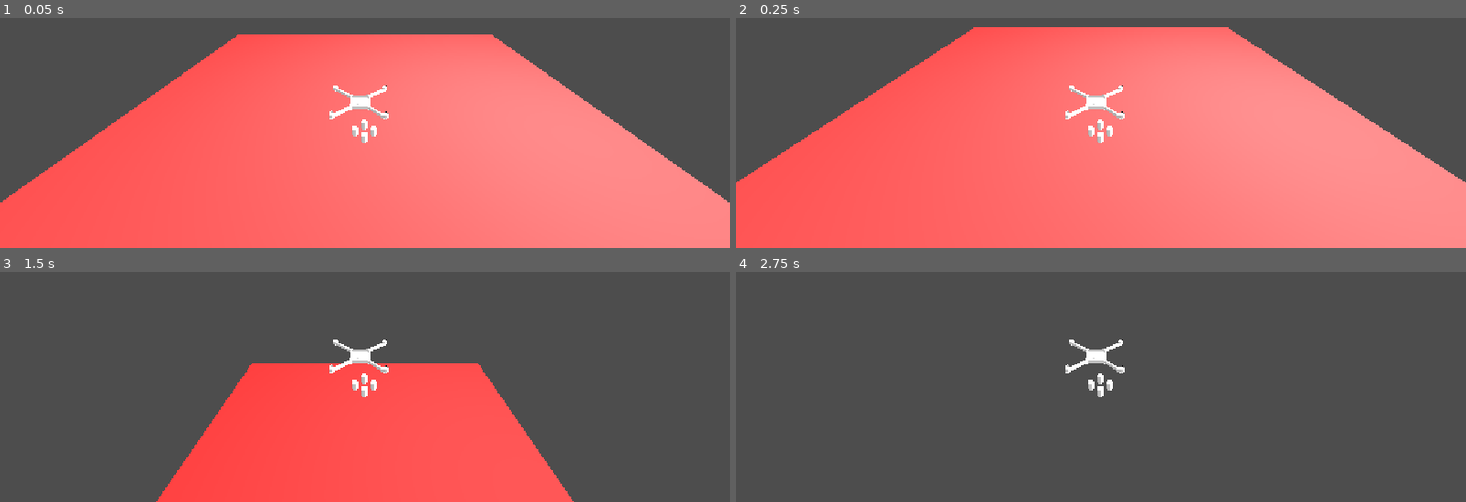
Above: before the commit, frames 1-4 (two rows, left to right).
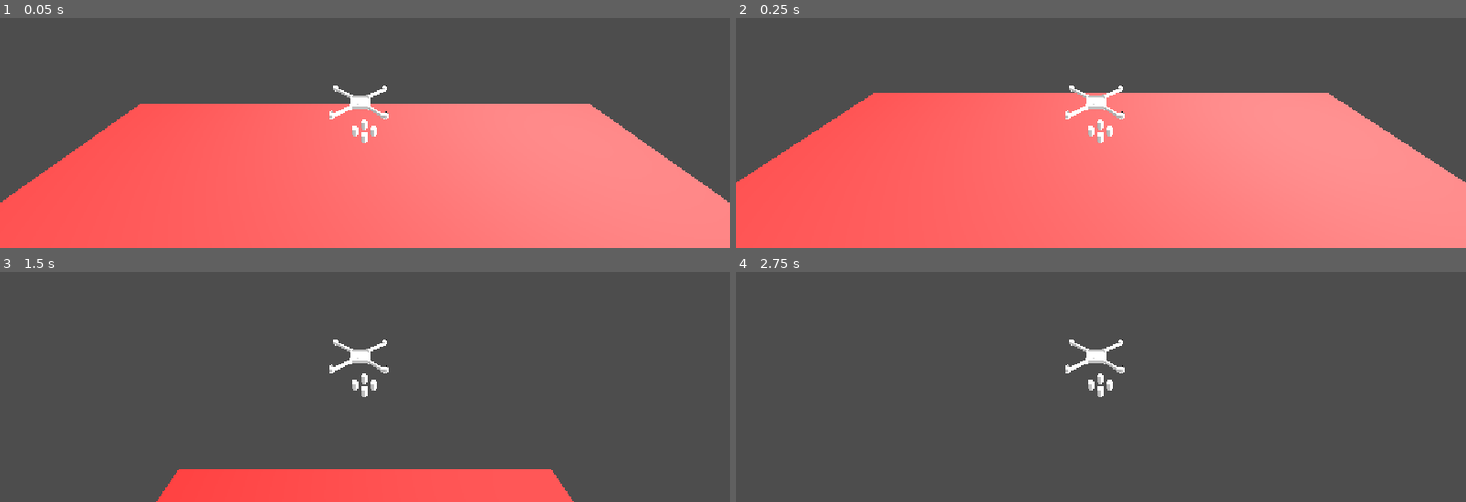
Above: after the commit, the same moments.

Repository: pcrav0/drone
Game: Godot game, scene res://main.tscn
The game is run twice, just before and just after one commit, with the same random seed, the same clock (stepped at 60 frames per second) and the same inputs.
Inputs:
- Up to frame 1 (0.05 s): no input
- Up to frame 2 (0.25 s): no input
- Up to frame 3 (1.5 s): hold E (cima) from 0.53 s (still down)
- Up to frame 4 (2.75 s): keep holding E (cima)

The runs differ from the first frame. In frame 1, 14% of the frame differs, in the area x 19-81%, y 7-38%; in frame 2, 14%; in frame 3, 19%, in the area x 24-76%, y 39-86%; in frame 4, nothing differs.
Error after the commit: Parse Error: Identifier "SQLite" not declared in the current scope. (res://main.gd:5)

Commit message:
iniciando com sqlite

Diff:
--- /dev/null
+++ b/main.gd
@@ -0,0 +1,29 @@
+extends Node3D
+
+
+func _ready() -> void:
+	var db := SQLite.new()
+	db.path = "res://db.db"
+	db.open_db()
+
+	db.create_table(
+		"save",
+		{
+			"date": {"data_type": "int"},
+			"pos-x": {"data_type": "real"},
+			"pos-y": {"data_type": "real"},
+			"pos-z": {"data_type": "real"},
+		}
+	)
+
+	db.insert_row("save", {
+		 "date": int(Time.get_unix_time_from_system()),
+		 "pos-x": $Player.position.x,
+		 "pos-y": $Player.position.y,
+		 "pos-z": $Player.position.z,
+	})
+
+	db.close_db()
+
+func _process(_delta: float) -> void:
+	pass
--- a/main.tscn
+++ b/main.tscn
@@ -1,14 +1,16 @@
 [gd_scene format=3 uid="uid://qoaysumqgimj"]
 
+[ext_resource type="Script" uid="uid://bqmgsulmqb87f" path="res://main.gd" id="1_0xm2m"]
 [ext_resource type="PackedScene" uid="uid://c3qrvdtrwck87" path="res://player.tscn" id="1_ig7tw"]
 
 [sub_resource type="StandardMaterial3D" id="StandardMaterial3D_ig7tw"]
 albedo_color = Color(1, 0, 0, 1)
 
 [node name="Main" type="Node3D" unique_id=116515841]
+script = ExtResource("1_0xm2m")
 
 [node name="Player" parent="." unique_id=1917536553 instance=ExtResource("1_ig7tw")]
-transform = Transform3D(-4.371138e-08, 0, -1, 0, 1, 0, 1, 0, -4.371138e-08, -3, 2, 0)
+transform = Transform3D(-4.371138e-08, 0, -1, 0, 1, 0, 1, 0, -4.371138e-08, 3, 2, 0)
 metadata/_edit_group_ = true
 
 [node name="Sol" type="DirectionalLight3D" parent="." unique_id=557939122]
Not shown, added: addons/godot-sqlite/bin/binaries_here.txt
Not shown, added: addons/godot-sqlite/gdsqlite.gdextension.uid
Not shown, added: addons/godot-sqlite/godot-sqlite.gd
Not shown, added: addons/godot-sqlite/godot-sqlite.gd.uid
Not shown, added: addons/godot-sqlite/plugin.cfg
Not shown, added: main.gd.uid
Not shown, added: addons/godot-sqlite/LICENSE.md
Not shown, added: addons/godot-sqlite/bin/libgdsqlite.android.template_debug.arm64.so
Not shown, added: addons/godot-sqlite/bin/libgdsqlite.android.template_debug.x86_64.so
Not shown, added: addons/godot-sqlite/bin/libgdsqlite.android.template_release.arm64.so
Not shown, added: addons/godot-sqlite/bin/libgdsqlite.android.template_release.x86_64.so
Not shown, added: addons/godot-sqlite/bin/libgdsqlite.ios.template_debug.xcframework/Info.plist
(and 24 more such lines)
